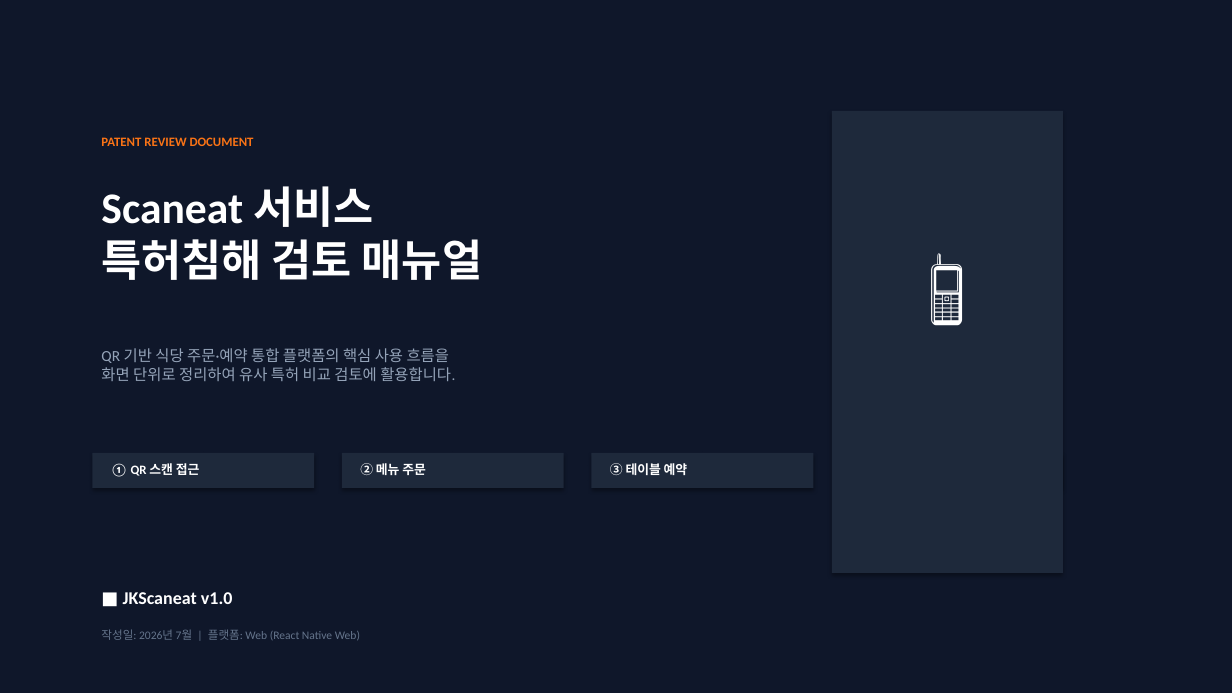
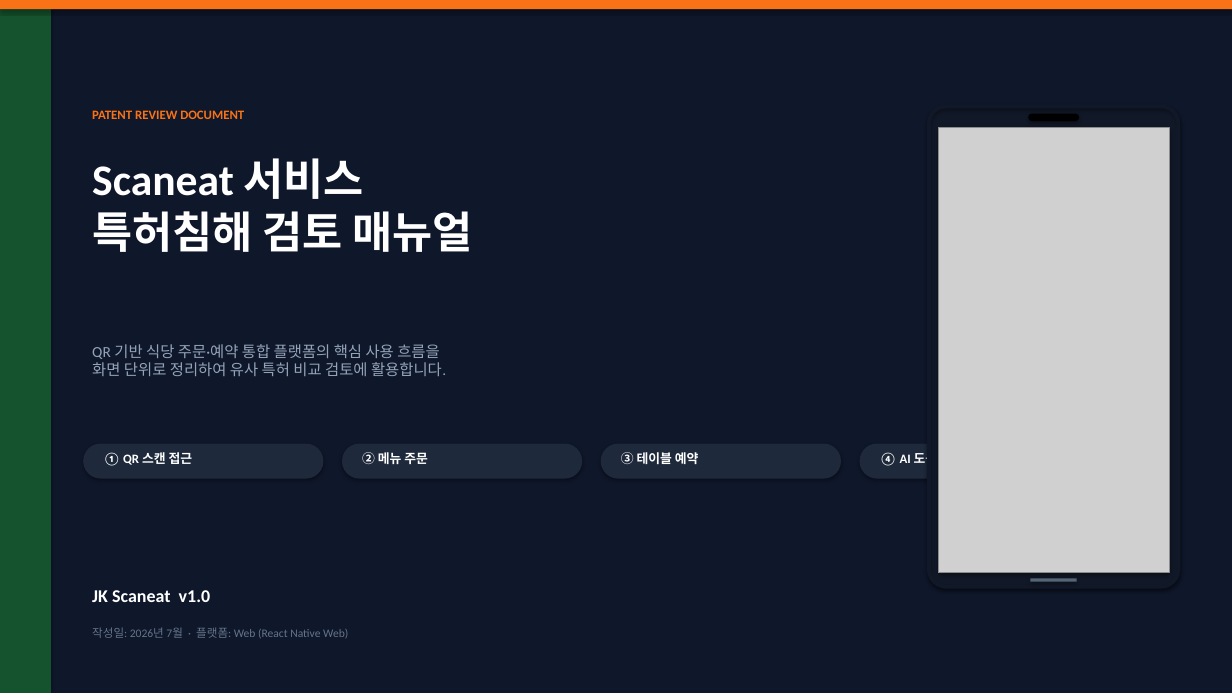
Before and after one commit to jkKwag/jksystems, a slide deck: slide 1 of docs/scaneat-patent-manual.pptx. Drawn at 1232x693 pixels with LibreOffice and Linux fonts; fonts in the diff are those of the drawing; grey boxes stand for pictures. Boxes give left, top, right and bottom in pixels: in the first picture for what was removed or moved away, otherwise in the second. Text is boxed around its words. In the diff, an @@ line names an element or a change of style, - is before the commit and + after.

```diff
--- a/docs/scaneat-patent-manual.pptx
+++ b/docs/scaneat-patent-manual.pptx
@@ rectangle removed at [0,0,616,693] @@
@@ rectangle added at [0,0,51,693], fill #14532D @@
@@ rectangle added at [0,0,1232,9], fill #F97316 @@
@@ text "PATENT REVIEW DOCUMENT": place and size @@
-text "PATENT REVIEW DOCUMENT" at [101,137,254,146]
+text "PATENT REVIEW DOCUMENT" at [92,110,244,119]
@@ rectangle removed at [832,111,1063,573] @@
@@ rounded rectangle added at [929,106,1178,587], fill #111827 @@
@@ rounded rectangle added at [929,106,1178,587], outline #111827 3 pt @@
@@ rounded rectangle added at [1028,114,1079,121], fill #000000 @@
@@ text "Scaneat 서비스 특허침해 검토 매뉴얼": place and size @@
-text "Scaneat 서비스 특허침해 검토 매뉴얼" at [101,186,482,280]
+text "Scaneat 서비스 특허침해 검토 매뉴얼" at [92,158,473,252]
@@ rounded rectangle added at [938,128,1169,573], fill #F1F5F9 @@
@@ picture added at [938,128,1169,573] @@
@@ text removed at [878,231,1017,416] @@
-📱
@@ text "QR 기반 식당 주문·예약 통합 ...": place and size @@
-text "QR 기반 식당 주문·예약 통합 ..." at [101,348,455,381]
+text "QR 기반 식당 주문·예약 통합 ..." at [92,344,446,376]
@@ rounded rectangle: place and size @@
-rounded rectangle at [92,453,314,488]
+rounded rectangle at [83,444,323,479]
@@ rounded rectangle at [83,444,323,479]: rectangle to rounded rectangle @@
@@ text "① QR 스캔 접근": place and size @@
-text "① QR 스캔 접근" at [111,463,200,477]
+text "① QR 스캔 접근" at [103,452,193,466]
@@ rounded rectangle at [342,444,582,479]: rectangle to rounded rectangle @@
@@ rounded rectangle: place and size @@
-rounded rectangle at [342,453,564,488]
+rounded rectangle at [342,444,582,479]
@@ text "② 메뉴 주문": place and size @@
-text "② 메뉴 주문" at [360,463,426,475]
+text "② 메뉴 주문" at [362,452,428,464]
@@ rounded rectangle added at [601,444,841,479], fill #1E293B @@
@@ text "③ 테이블 예약": place and size @@
-text "③ 테이블 예약" at [610,463,688,475]
+text "③ 테이블 예약" at [621,452,699,464]
@@ rounded rectangle added at [860,444,1100,479], fill #1E293B @@
@@ rectangle removed at [592,453,813,488] @@
@@ rectangle removed at [841,453,1063,488] @@
@@ text added at [880,452,938,466], 10 pt, text #FFFFFF, bold @@
+④ AI 도움 주문·예약
@@ text at [92,590,211,602]: text changed @@
-■ JKScaneat v1.0
+JK Scaneat v1.0
@@ rectangle added at [1031,579,1077,582], fill #556578 @@
@@ text at [92,627,348,638]: text changed @@
-작성일: 2026년 7월 | 플랫폼: Web (React Native Web)
+작성일: 2026년 7월 · 플랫폼: Web (React Native Web)
```
Also in this commit, not shown: 4 other slides changed.
